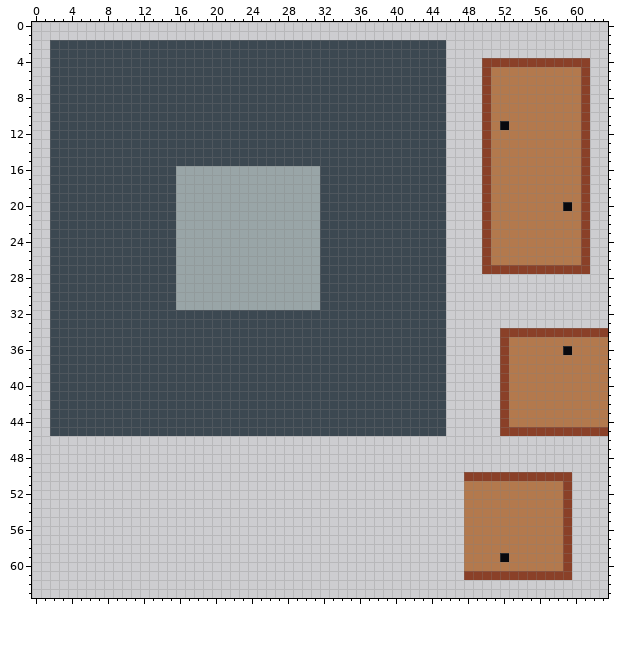
File history of a pixel-art file, Assets/Dossiers Personnels/Alex/Tiles/PlaceholderTiles.aseprite. The picture above was drawn from the file before the commit.
64x64 pixels, 1 frame.
Once edited:
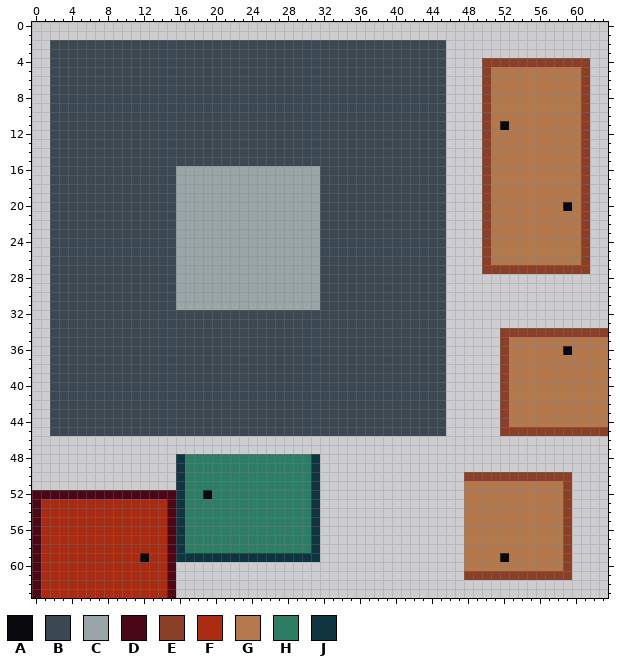
Palette (. is transparent): A #09090e  B #3c4851  C #99a5a7  D #4c0717  E #8a4028  F #a82b12  G #b3794d  H #2c7d63  J #0f343f
What changed:
The author put colour A in row 52 at x 19; in row 59 at x 12.
The author put colour D in row 52 at x 0 to 15; in rows 53 to 63 at x 0 and 15.
The author put colour F in rows 53 to 58 at x 1 to 14; in row 59 at x 1 to 11 and 13 to 14; in rows 60 to 63 at x 1 to 14.
The author put colour H in rows 48 to 51 at x 17 to 30; in row 52 at x 17 to 18 and 20 to 30; in rows 53 to 58 at x 17 to 30.
The author put colour J in rows 48 to 58 at x 16 and 31; in row 59 at x 16 to 31.
Pixel boxes of the changes (left, top, right, bottom) in both pictures:
added: (32, 454, 320, 598)
